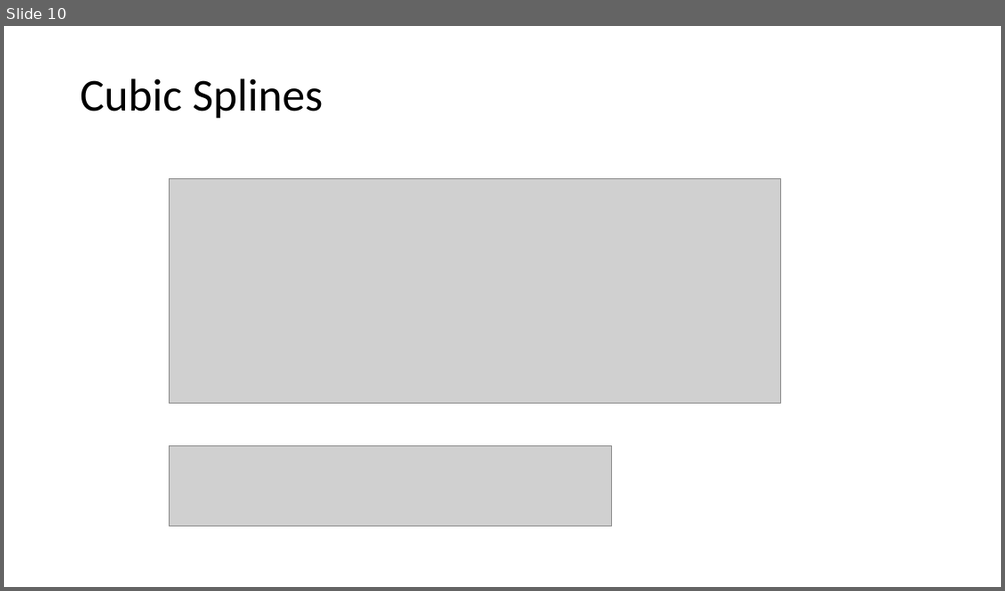
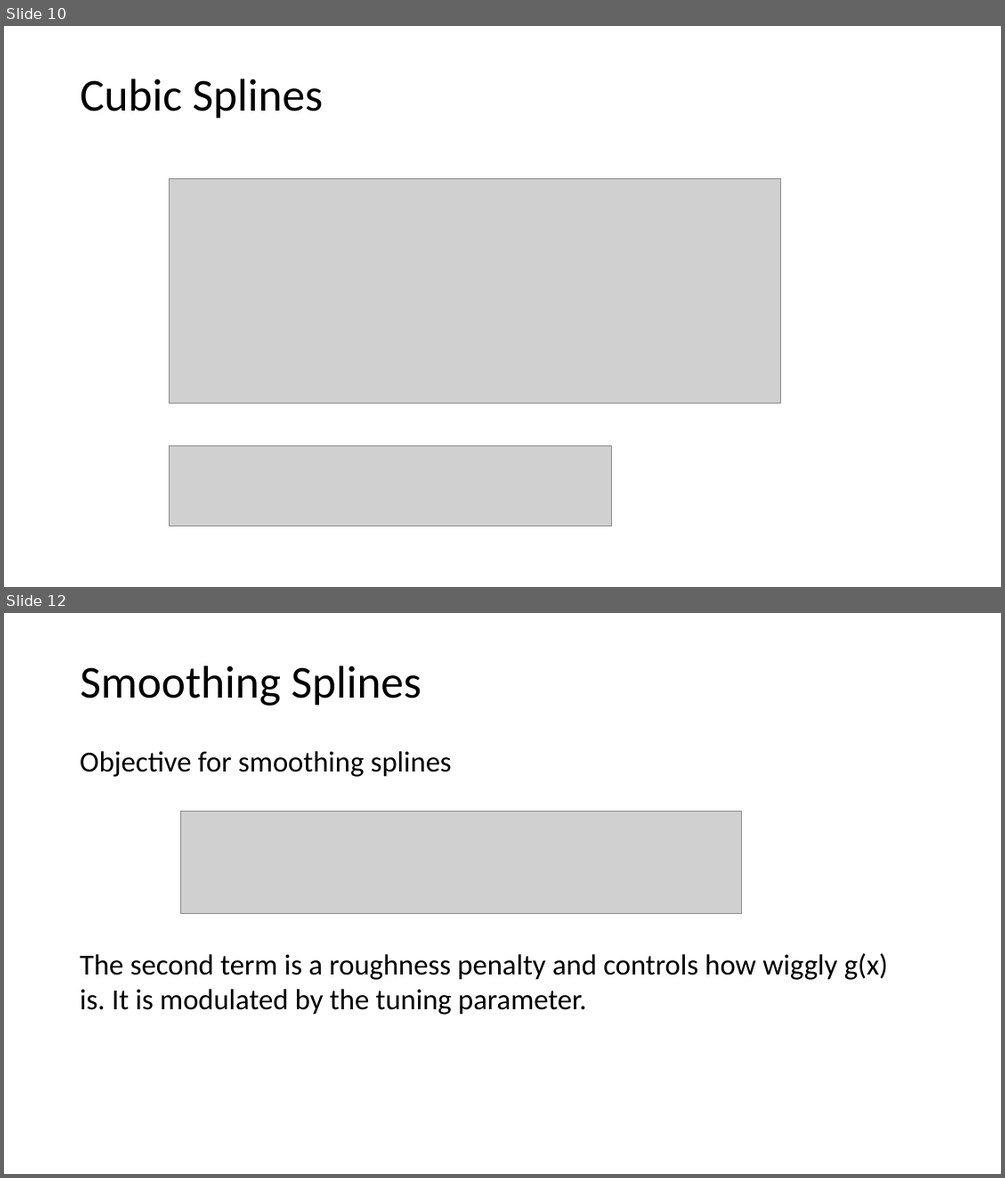
Before and after one commit to tianzheng4/tianzheng4.github.io, a slide deck: _umkc-teaching/slides/Lecture8.pptx. Shown one above the other, each under a label of ours: slide 10 before the commit, slides 10 and 12 after it; the slides between them are not shown. The pictures are 1005x591 and 1005x1178 pixels, drawn with LibreOffice and Linux fonts; fonts in the diff are those of the drawing; grey boxes stand for pictures. Boxes give left, top, right and bottom in pixels: in the first picture for what was removed or moved away, otherwise in the second. Text is boxed around its words. In the diff, an @@ line names an element or a change of style, - is before the commit and + after.

```diff
--- a/_umkc-teaching/slides/Lecture8.pptx
+++ b/_umkc-teaching/slides/Lecture8.pptx
@@ slide 12 added at box(4, 613, 1001, 1174), background #FFFFFF @@
@@ title added at box(80, 666, 422, 706), 44 pt, text #000000 @@
+Smoothing Splines
@@ text added at box(80, 751, 452, 777), 28 pt, text #000000 @@
+Objective for smoothing splines
@@ picture added at box(181, 811, 742, 914) @@
@@ text added at box(80, 953, 888, 1014), 28 pt, text #000000 @@
+The second term is a roughness penalty and controls how wiggly g(x) is. It is modulated by the tuning parameter.
```
Also in this commit, not shown: 6 other slides added.
